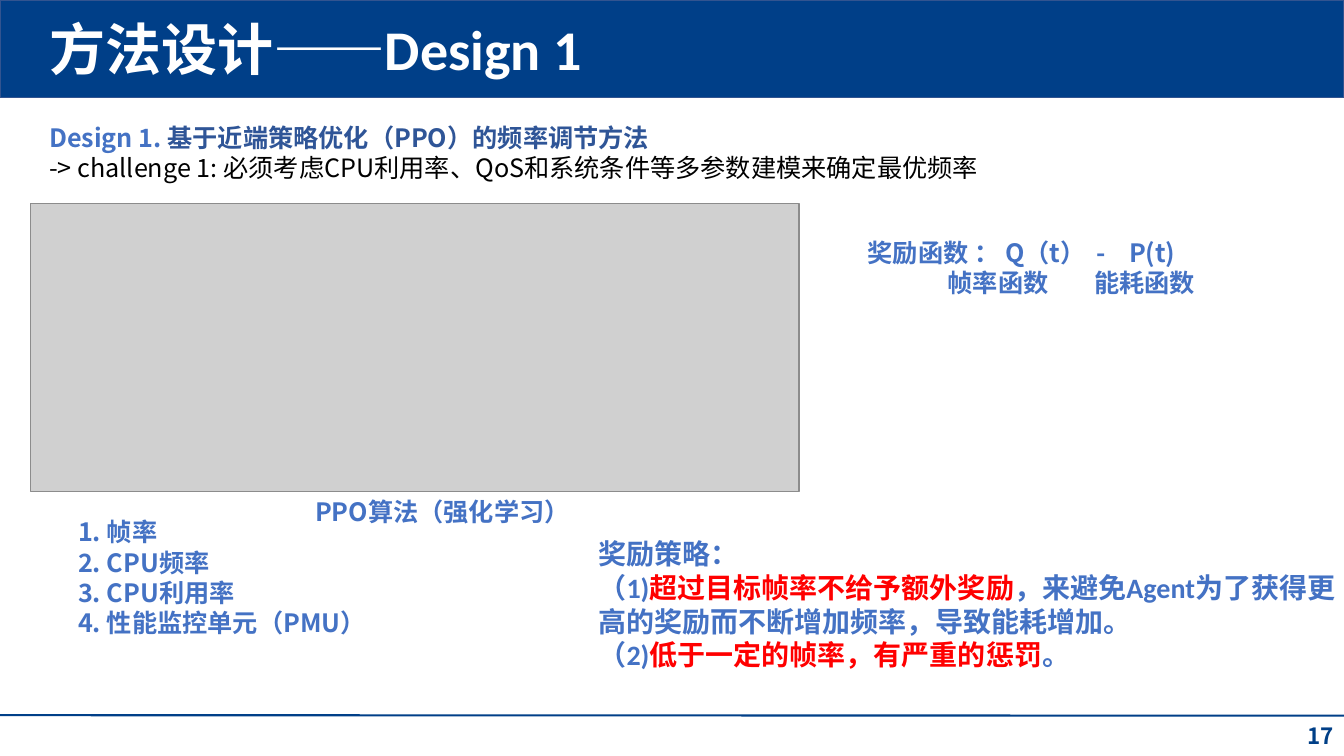
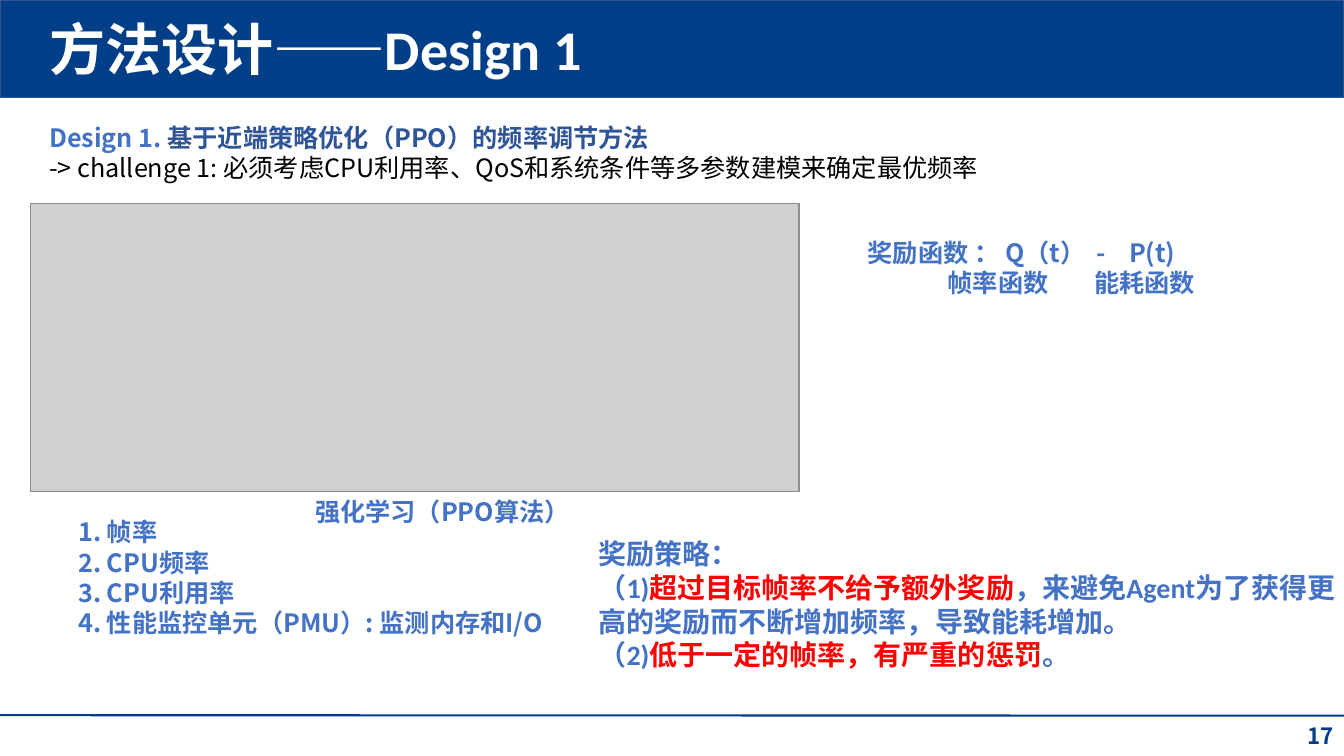
Before and after one commit to fmy-fly/Pre-ppt, a slide deck: slide 17 of QoS-Aware,pptx [自动保存的].pptx. Drawn at 1344x756 pixels with LibreOffice and Linux fonts; fonts in the diff are those of the drawing; grey boxes stand for pictures; background and template pictures are left out. Boxes give left, top, right and bottom in pixels: in the first picture for what was removed or moved away, otherwise in the second. Text is boxed around its words. In the diff, an @@ line names an element or a change of style, - is before the commit and + after.

```diff
--- a/QoS-Aware,pptx [自动保存的].pptx
+++ b/QoS-Aware,pptx [自动保存的].pptx
@@ text at (315,499,570,524): text changed @@
-PPO算法（强化学习）
+强化学习（PPO算法）
@@ text at (78,610,543,637): text changed @@
-4. 性能监控单元（PMU）
+4. 性能监控单元（PMU）: 监测内存和I/O
```
Also in this commit, not shown: 10 other slides changed, 2 slides added, 1 slide removed.
